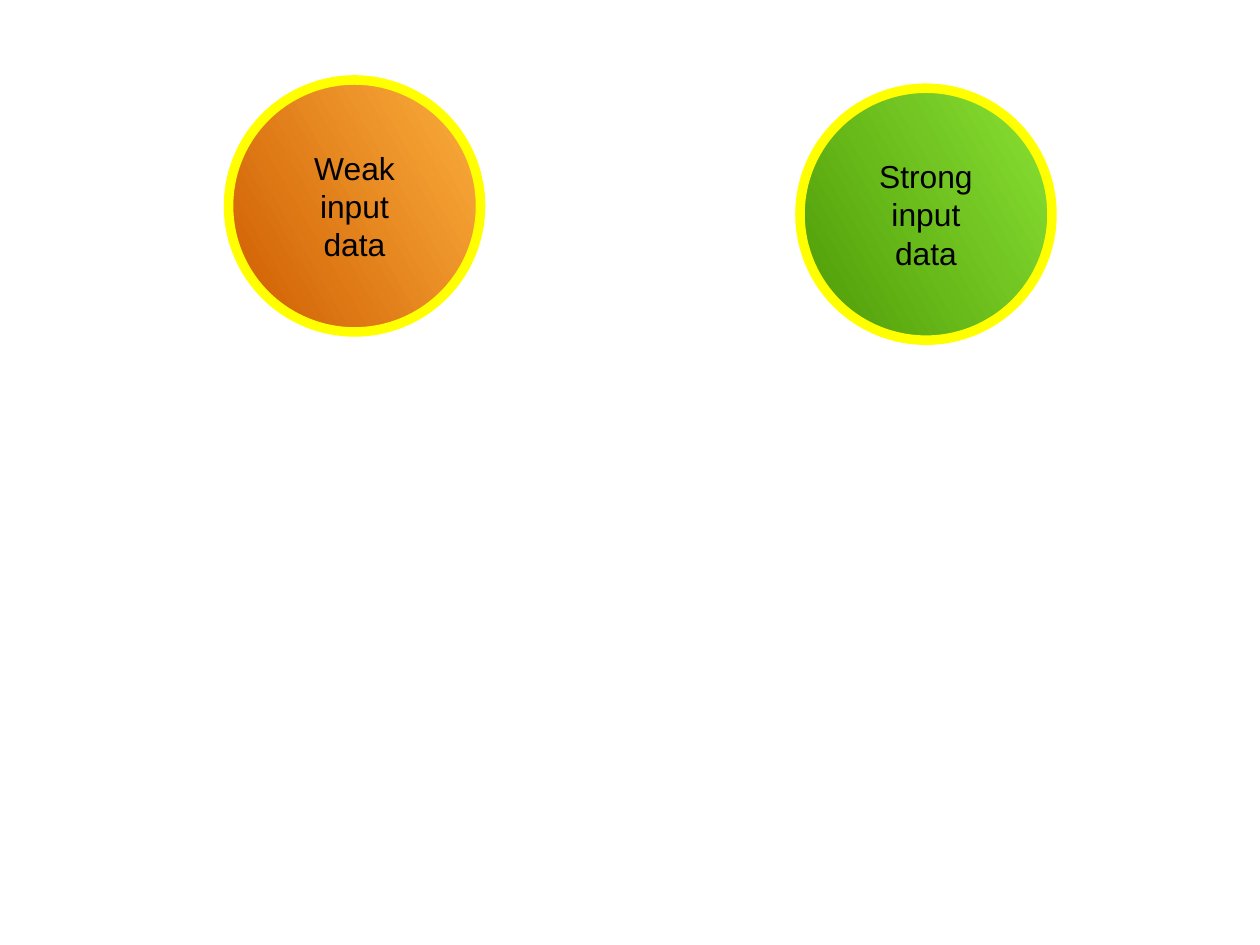
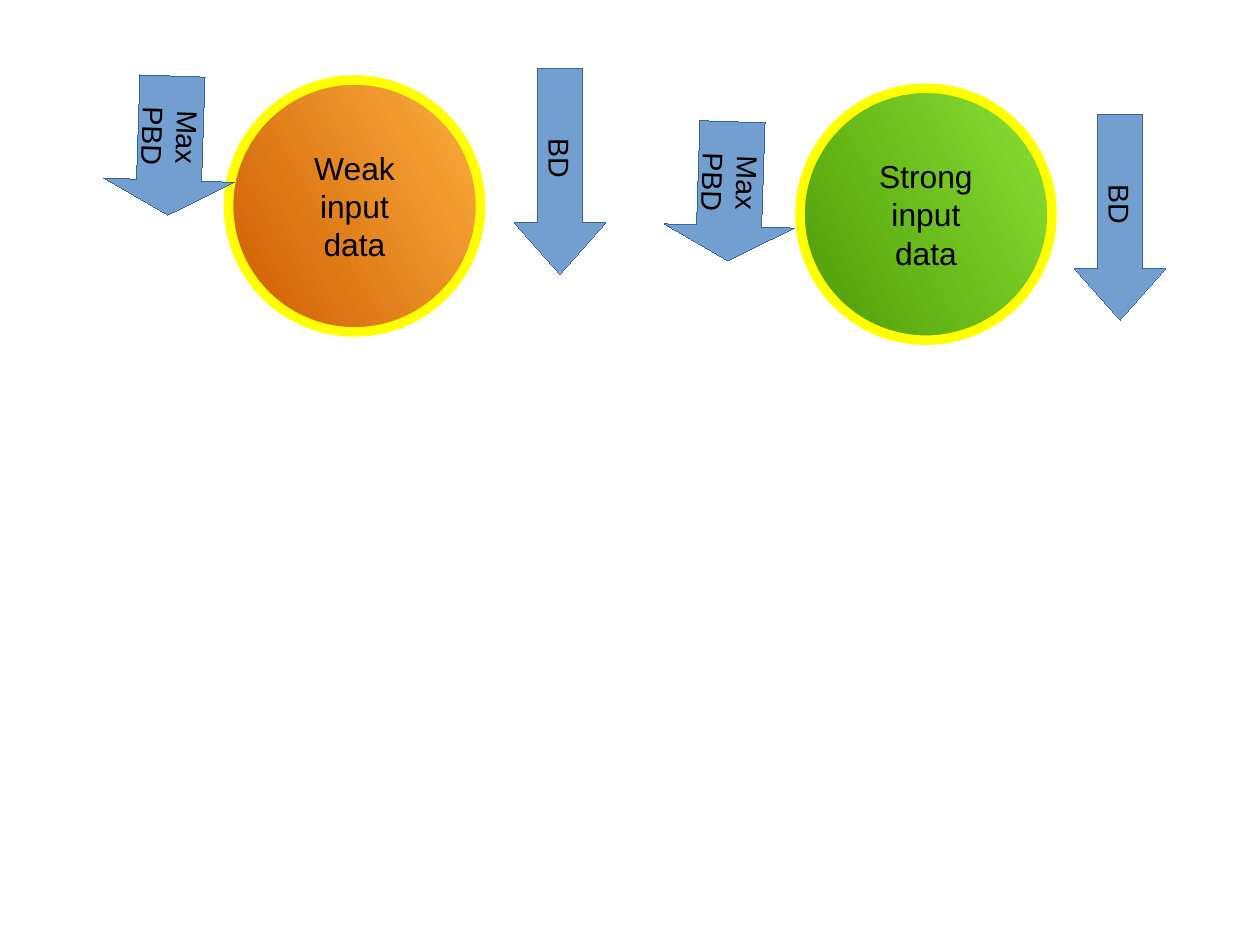
Before and after one commit to richelbilderbeek/Science, a slide deck: slide 12 of Bilderbeek20161103TeceMeeting/20161103TeceMeeting.odp. Drawn at 1260x945 pixels with LibreOffice and Linux fonts; fonts in the diff are those of the drawing; background and template pictures are left out. Boxes give left, top, right and bottom in pixels: in the first picture for what was removed or moved away, otherwise in the second. Text is boxed around its words. In the diff, an @@ line names an element or a change of style, - is before the commit and + after.

Commit message:
EOD

```diff
--- a/Bilderbeek20161103TeceMeeting/20161103TeceMeeting.odp
+++ b/Bilderbeek20161103TeceMeeting/20161103TeceMeeting.odp
@@ right arrow added at (103, 73, 238, 217), fill #729FCF, outline #3465A4 0 pt, 18 pt, text #000000 @@
+Max PBD
@@ right arrow added at (515, 69, 606, 274), fill #729FCF, outline #3465A4 0 pt, 18 pt, text #000000 @@
+BD
@@ right arrow added at (663, 119, 798, 263), fill #729FCF, outline #3465A4 0 pt, 18 pt, text #000000 @@
+Max PBD
@@ right arrow added at (1075, 114, 1166, 320), fill #729FCF, outline #3465A4 0 pt, 18 pt, text #000000 @@
+BD
```
Also in this commit, not shown: 2 other slides changed, 1 slide added, 1 slide removed.
